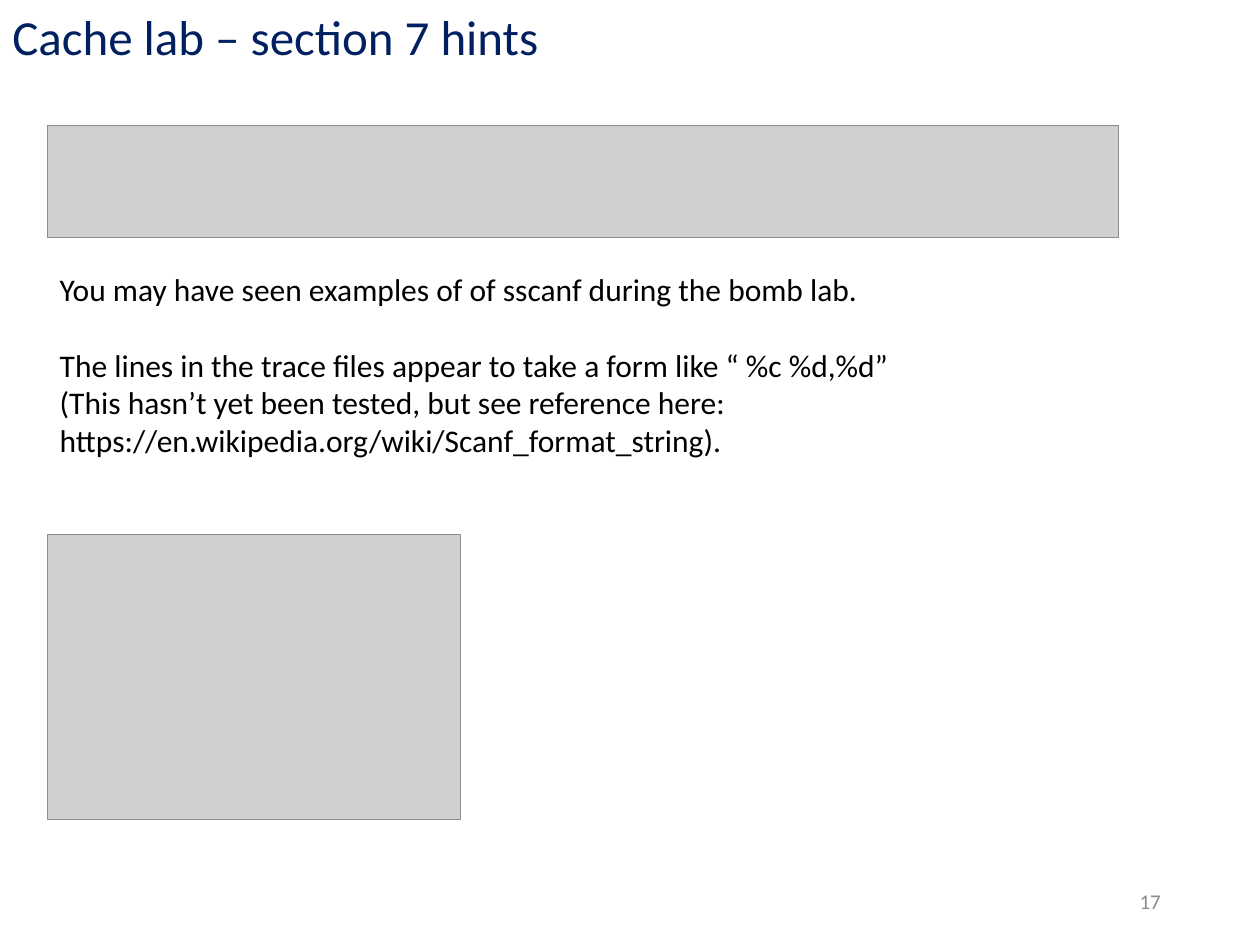
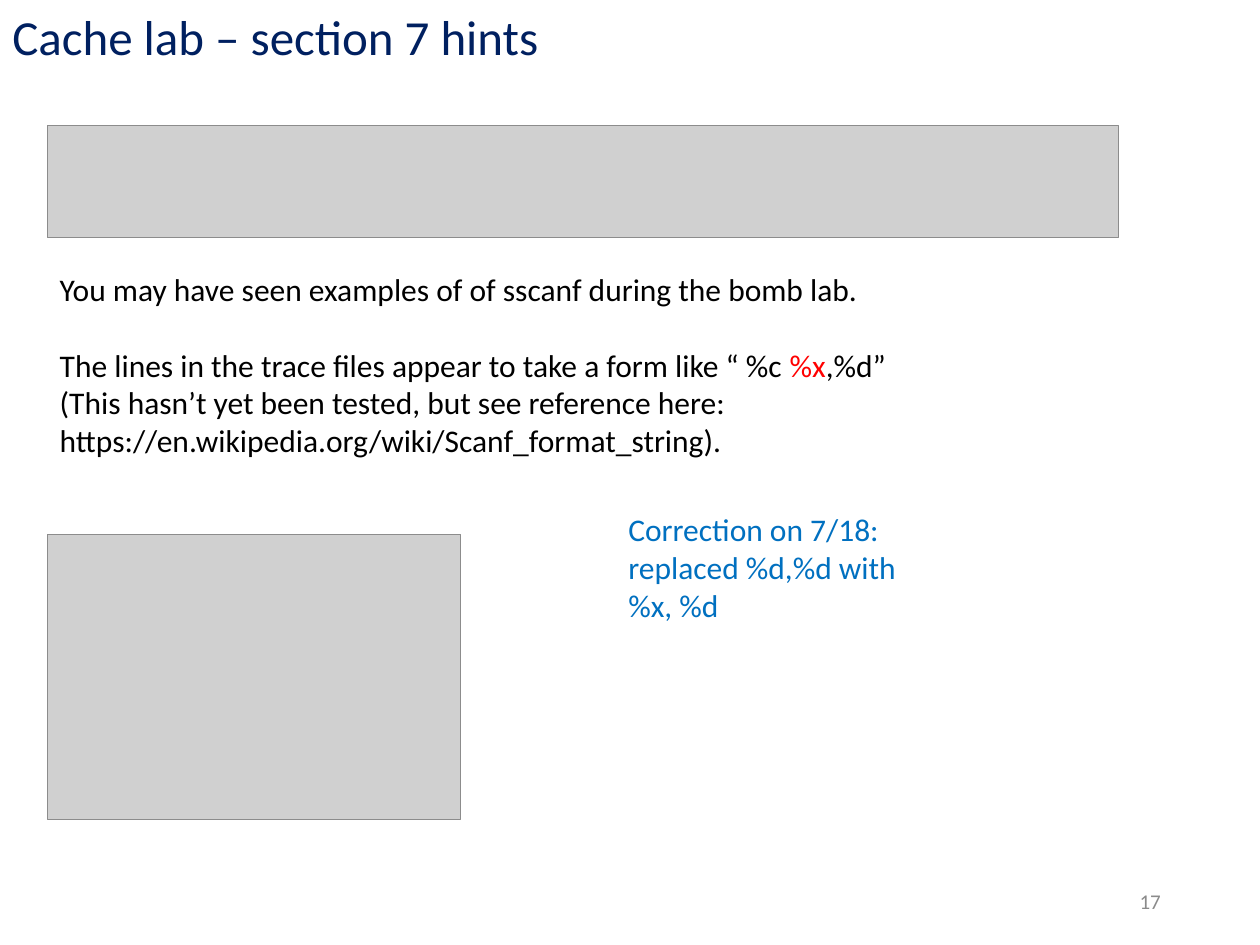
Before and after one commit to kc13/CS449, a slide deck: slide 17 of cs449_lab_7_7_20_and_7_9_20.pptx. Drawn at 1260x945 pixels with LibreOffice and Linux fonts; fonts in the diff are those of the drawing; grey boxes stand for pictures. Boxes give left, top, right and bottom in pixels: in the first picture for what was removed or moved away, otherwise in the second. Text is boxed around its words. In the diff, an @@ line names an element or a change of style, - is before the commit and + after.

Commit message:
cache lab slides -- updated 7/18 to correct suggested format string (use %x for address)

```diff
--- a/cs449_lab_7_7_20_and_7_9_20.pptx
+++ b/cs449_lab_7_7_20_and_7_9_20.pptx
@@ text at box(60, 355, 886, 382): text changed @@
-The lines in the trace files appear to take a form like “ %c %d,%d”
+The lines in the trace files appear to take a form like “ %c %x,%d”
@@ text added at box(628, 519, 896, 621), 18 pt, text #0070C0 @@
+Correction on 7/18: replaced %d,%d with %x, %d
```
